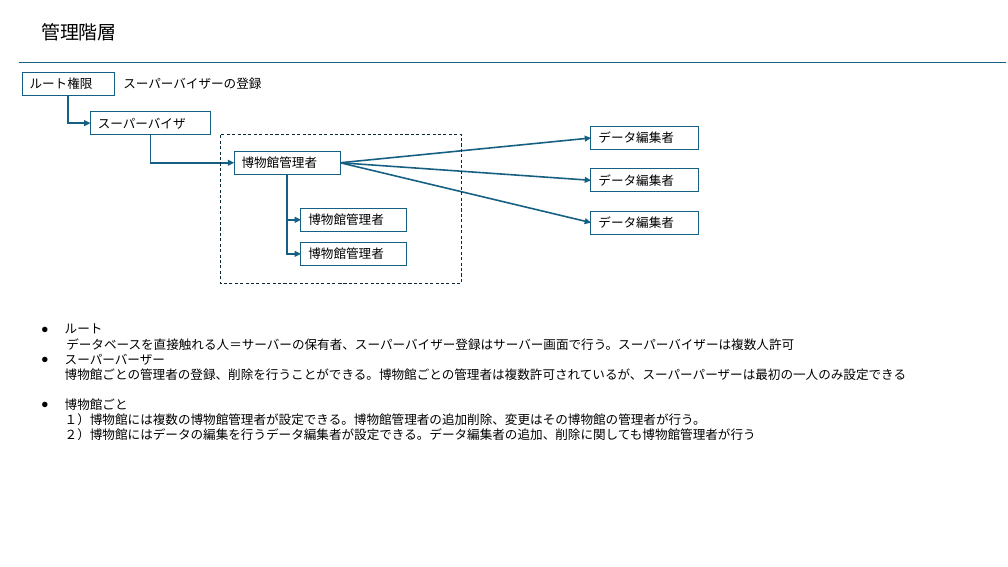
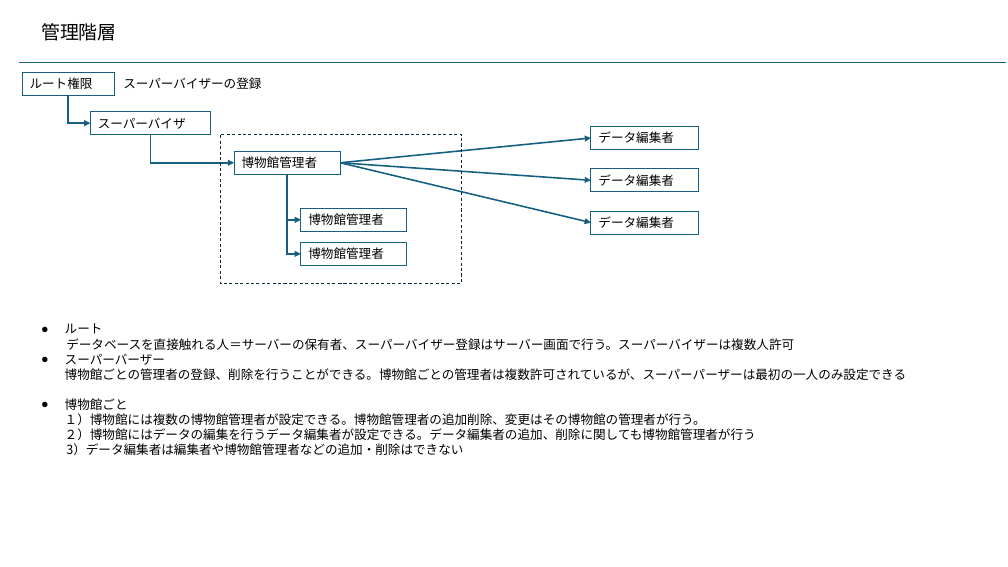
Before and after one commit to kaze-lab/museum_app_proj, a slide deck: slide 6 of 展示物アプリ仕様.pptx. Drawn at 1008x567 pixels with LibreOffice and Linux fonts; fonts in the diff are those of the drawing. Boxes give left, top, right and bottom in pixels: in the first picture for what was removed or moved away, otherwise in the second. Text is boxed around its words. In the diff, an @@ line names an element or a change of style, - is before the commit and + after.

Commit message:
編集者登録まで完了

```diff
--- a/展示物アプリ仕様.pptx
+++ b/展示物アプリ仕様.pptx
@@ text at <box>66,443,463,455</box>: paragraph added @@
+3）データ編集者は編集者や博物館管理者などの追加・削除はできない
```
Also in this commit, not shown: 3 other slides changed, 8 slides added, 8 other files.
